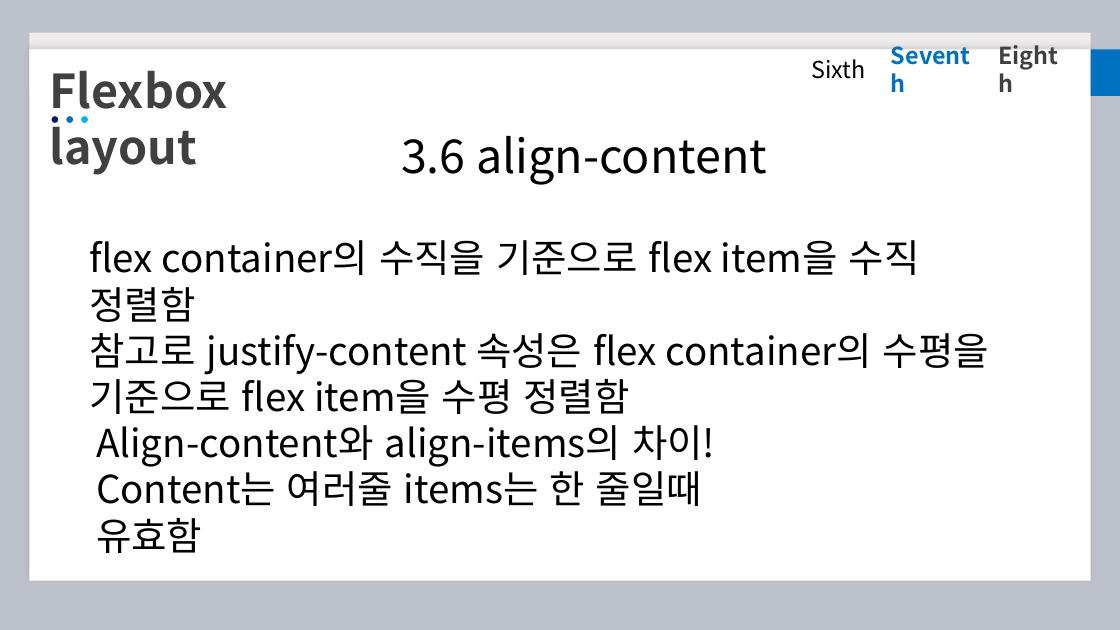
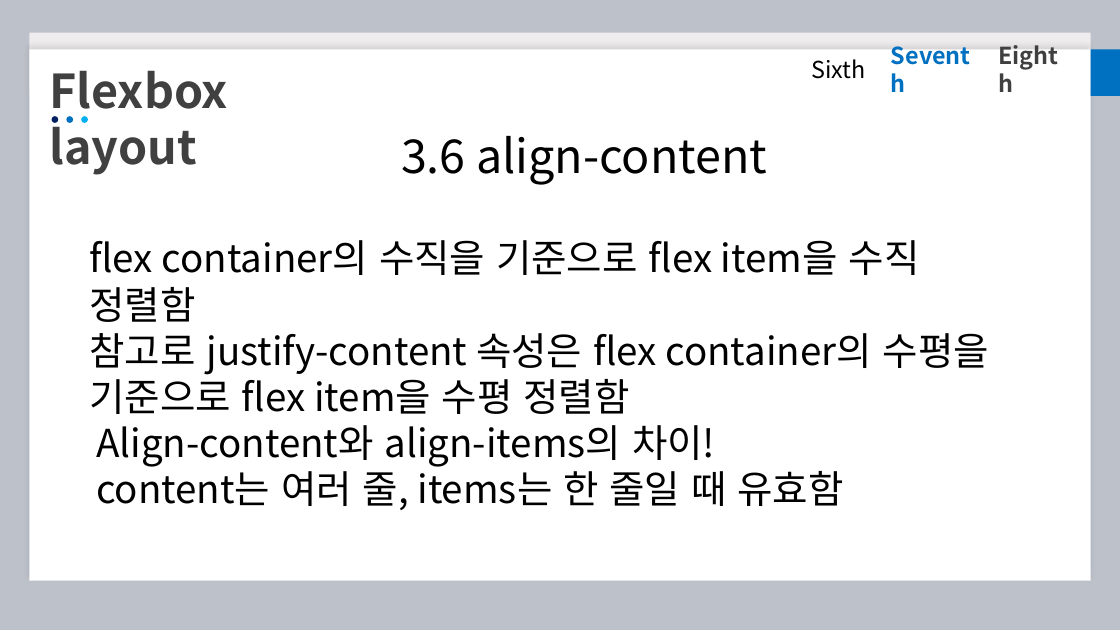
Before and after one commit to 4deld/IWOP_CSS_lectures, a slide deck: slide 28 of IWOP CSS LECTRUES/IWOP_CSS_4.pptx. Drawn at 1120x630 pixels with LibreOffice and Linux fonts; fonts in the diff are those of the drawing. Boxes give left, top, right and bottom in pixels: in the first picture for what was removed or moved away, otherwise in the second. Text is boxed around its words. In the diff, an @@ line names an element or a change of style, - is before the commit and + after.

Commit message:
final

```diff
--- a/IWOP CSS LECTRUES/IWOP_CSS_4.pptx
+++ b/IWOP CSS LECTRUES/IWOP_CSS_4.pptx
@@ text at <box>96,464,843,510</box>: text changed @@
-Content는 여러줄 items는 한 줄일때 유효함
+content는 여러 줄, items는 한 줄일 때 유효함
```
Also in this commit, not shown: 3 other slides changed.
